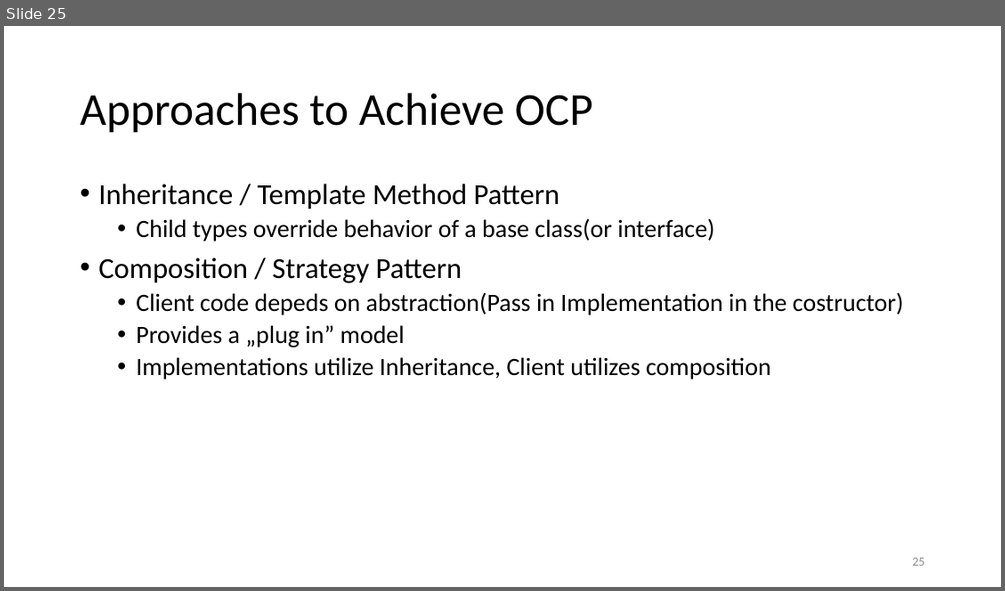
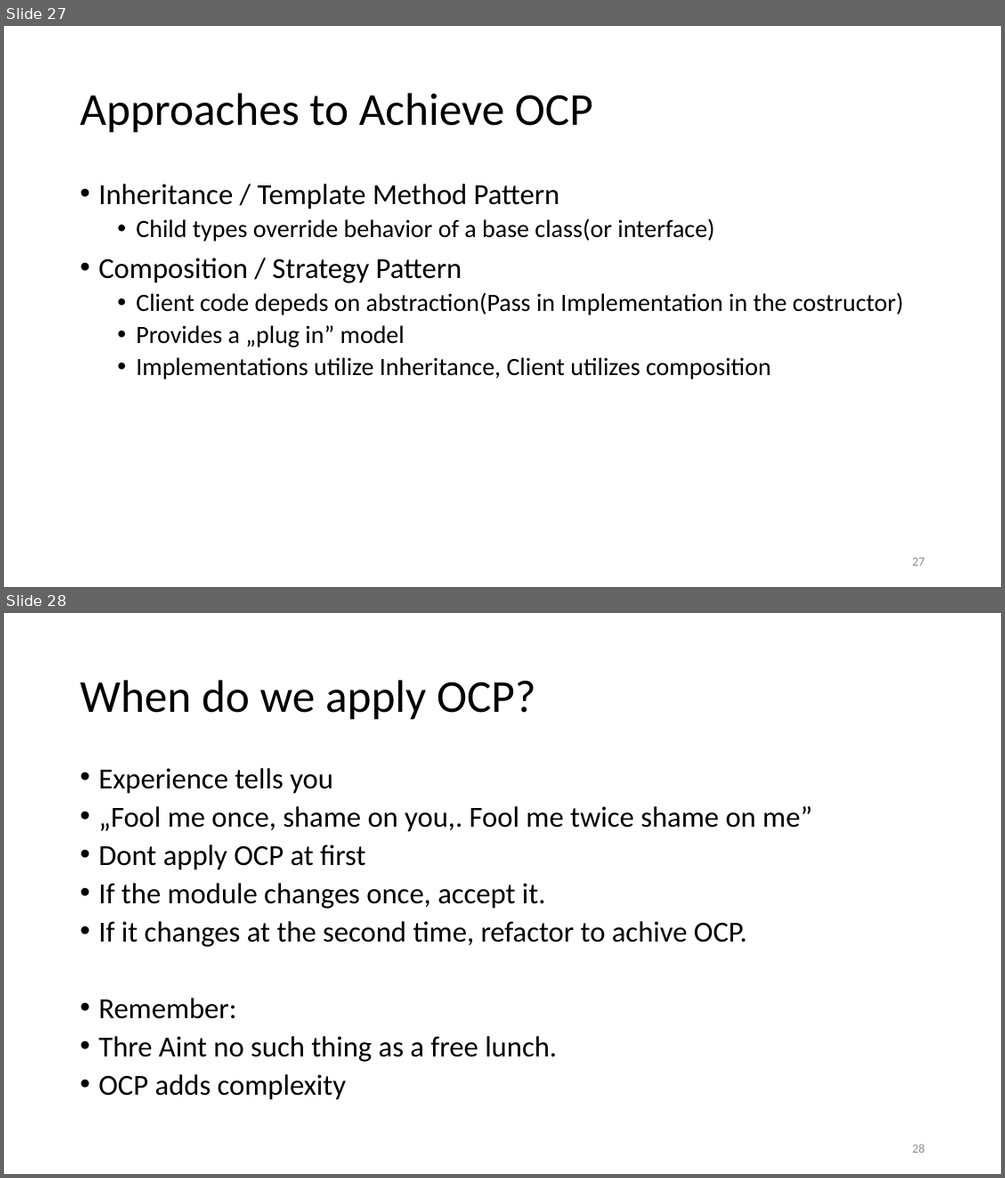
Before and after one commit to esziger/design_patterns, a slide deck: DP01_Into_And_Adapter_Pattern.pptx. Shown one above the other, each under a label of ours: slide 25 before the commit, slides 27 and 28 after it. The pictures are 1005x591 and 1005x1178 pixels, drawn with LibreOffice and Linux fonts; fonts in the diff are those of the drawing. Boxes give left, top, right and bottom in pixels: in the first picture for what was removed or moved away, otherwise in the second. Text is boxed around its words. In the diff, an @@ line names an element or a change of style, - is before the commit and + after.

```diff
--- a/DP01_Into_And_Adapter_Pattern.pptx
+++ b/DP01_Into_And_Adapter_Pattern.pptx
@@ slide 28 added at <box>4,613,1001,1174</box>, background #FFFFFF @@
@@ title added at <box>80,680,536,720</box>, 44 pt, text #000000 @@
+When do we apply OCP?
@@ text added at <box>98,768,812,1100</box>, 28 pt, text #000000 @@
+• Experience tells you
+• „Fool me once, shame on you,. Fool me twice shame on me”
+• Dont apply OCP at first
+• If the module changes once, accept it.
+• If it changes at the second time, refactor to achive OCP.
+• Remember:
+• Thre Aint no such thing as a free lunch.
+• OCP adds complexity
@@ page number added at <box>912,1143,924,1152</box>, 12 pt, text #8C8C8C @@
+28
@@ what was slide 25 is now slide 27 @@
@@ page number at <box>912,557,924,565</box>: text changed @@
-25
+27
```
Also in this commit, not shown: 1 other slide added.
